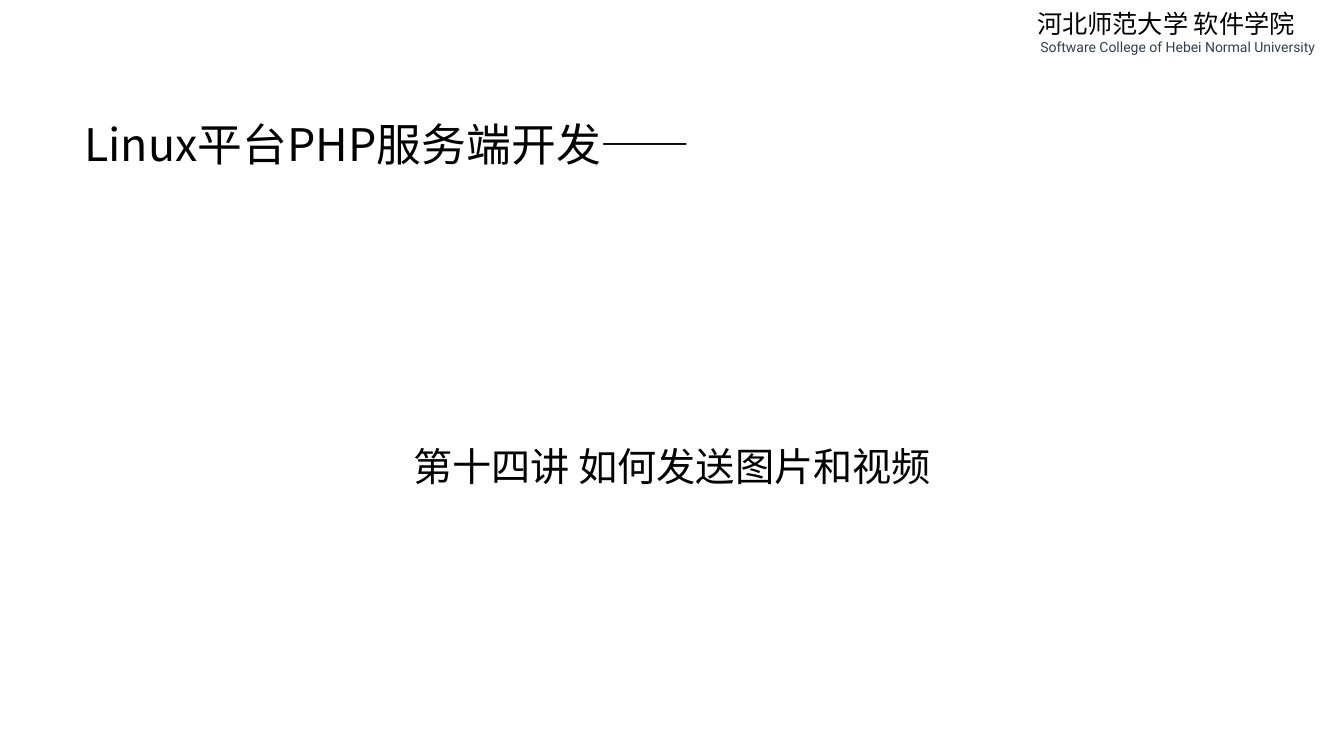
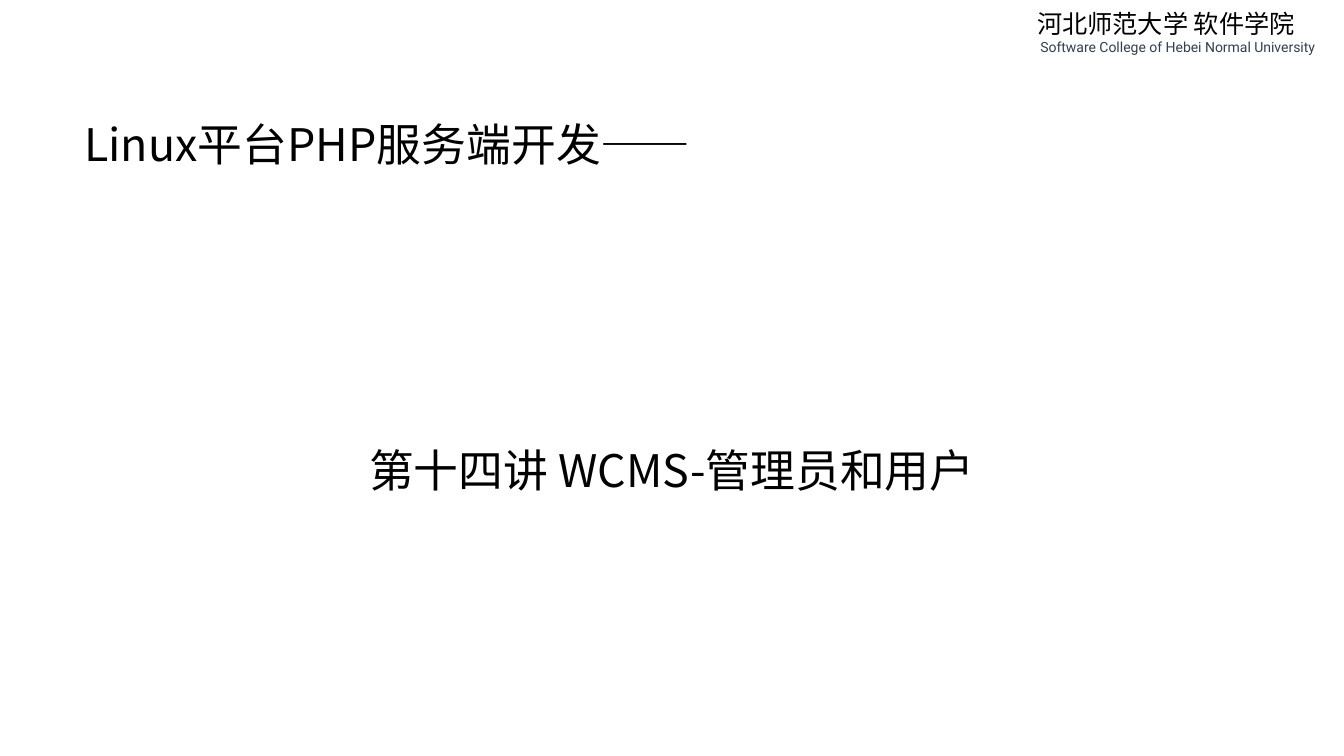
Before and after one commit to edu2act/course-php-serverside-development-on-linux, a slide deck: slide 1 of materials/slides/ch14-wcms-admin-and-user.pptx. Drawn at 1344x756 pixels with LibreOffice and Linux fonts; fonts in the diff are those of the drawing. Boxes give left, top, right and bottom in pixels: in the first picture for what was removed or moved away, otherwise in the second. Text is boxed around its words. In the diff, an @@ line names an element or a change of style, - is before the commit and + after.

```diff
--- a/materials/slides/ch14-wcms-admin-and-user.pptx
+++ b/materials/slides/ch14-wcms-admin-and-user.pptx
@@ text at (x1=369, y1=449, x2=975, y2=491): text changed; size 28 to 32 pt @@
-第十四讲 如何发送图片和视频
+第十四讲 WCMS-管理员和用户
```
Also in this commit, not shown: 4 other slides changed, 2 slides added, 6 slides removed, 8 other files.
